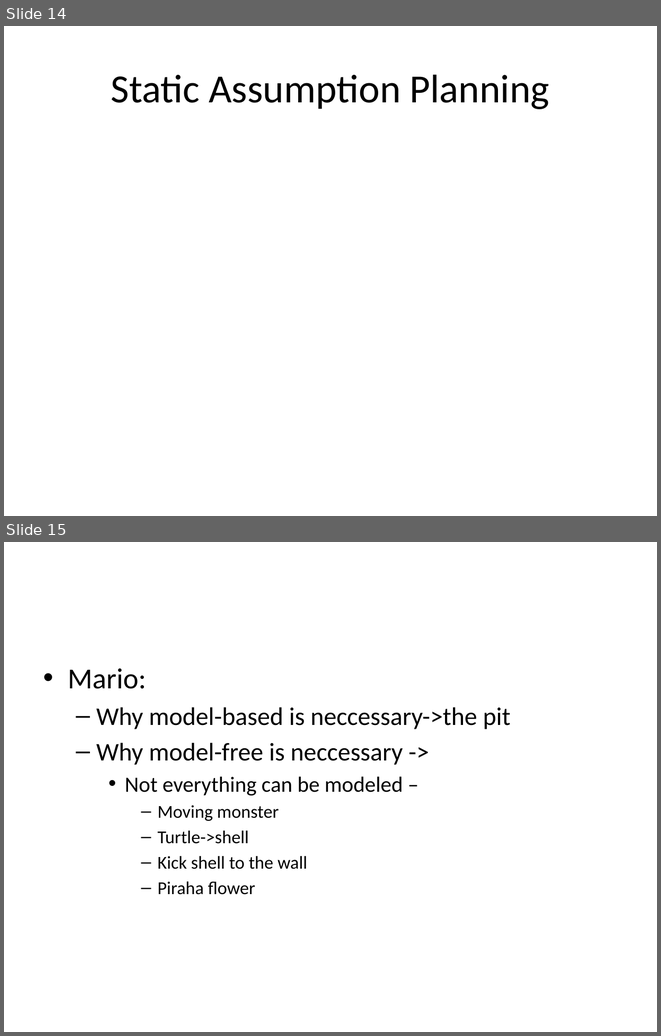
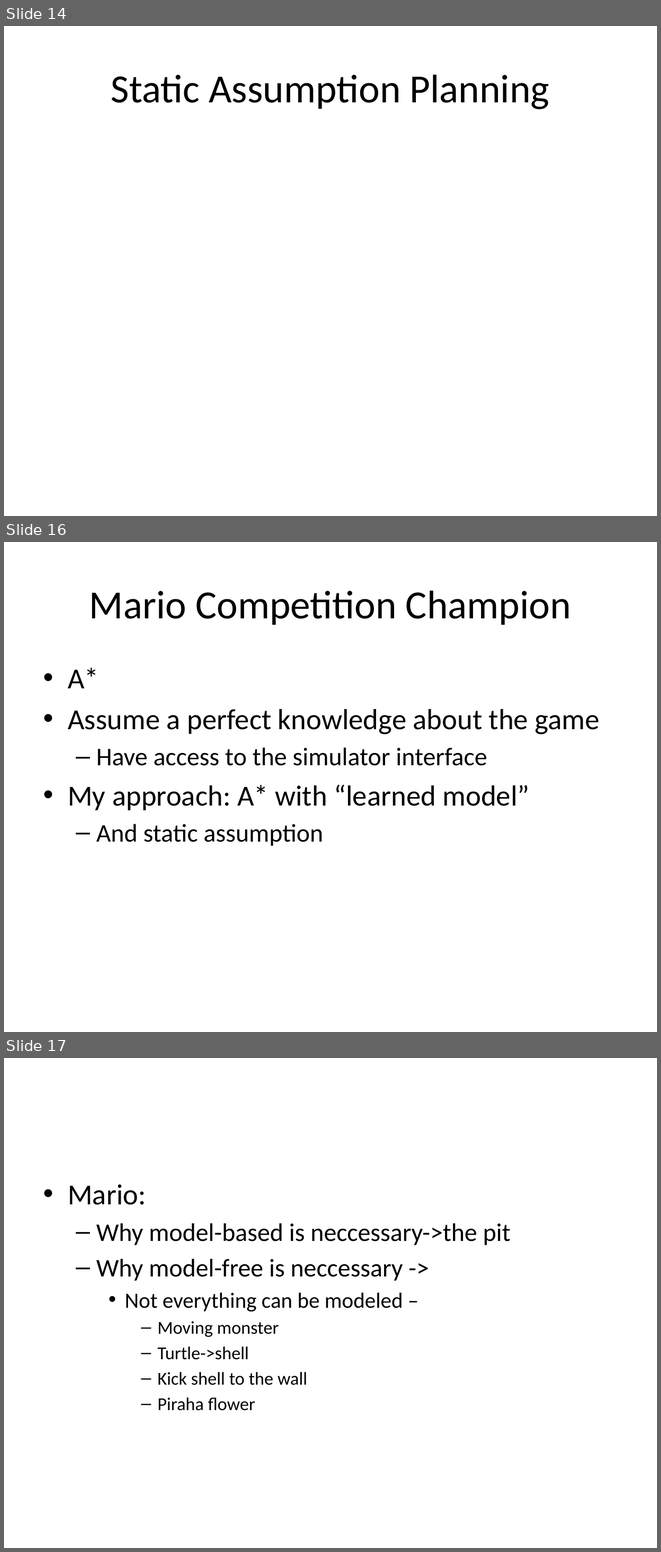
Before and after one commit to lono175/Thesis, a slide deck: OptimalPlanning.pptx. Shown one above the other, each under a label of ours: slides 14 and 15 before the commit, slides 14, 16 and 17 after it; the slides between them are not shown. The pictures are 661x1036 and 661x1552 pixels, drawn with LibreOffice and Linux fonts; fonts in the diff are those of the drawing. Boxes give left, top, right and bottom in pixels: in the first picture for what was removed or moved away, otherwise in the second. Text is boxed around its words. In the diff, an @@ line names an element or a change of style, - is before the commit and + after.

Commit message:
update slides

```diff
--- a/OptimalPlanning.pptx
+++ b/OptimalPlanning.pptx
@@ slide 16 added at bbox=[4, 542, 657, 1032], background #FFFFFF @@
@@ title added at bbox=[89, 590, 571, 625], 44 pt, text #000000 @@
+Mario Competition Champion
@@ text added at bbox=[68, 668, 600, 846], 32 pt, text #000000 @@
+• A*
+• Assume a perfect knowledge about the game
+  – Have access to the simulator interface
+• My approach: A* with “learned model”
+  – And static assumption
@@ what was slide 15 is now slide 17 @@
```
Also in this commit, not shown: 3 other slides added.
